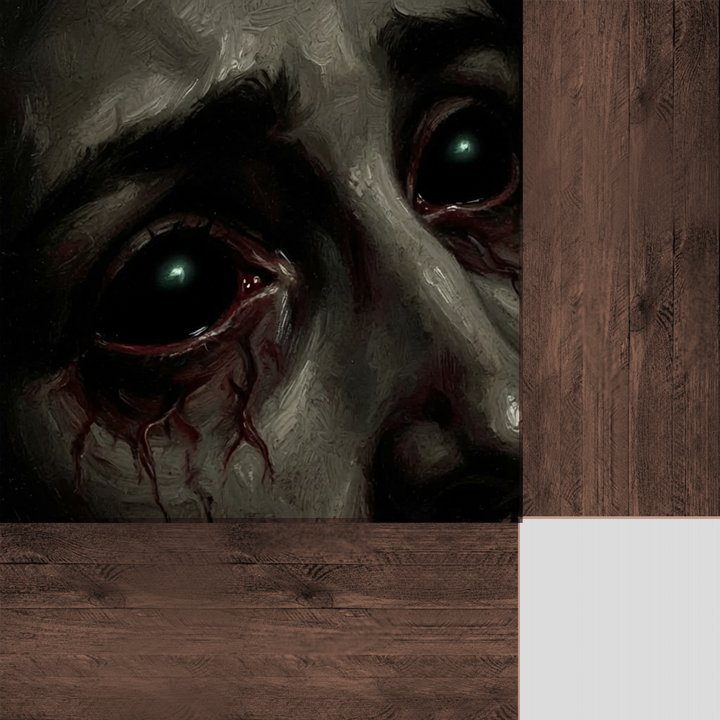
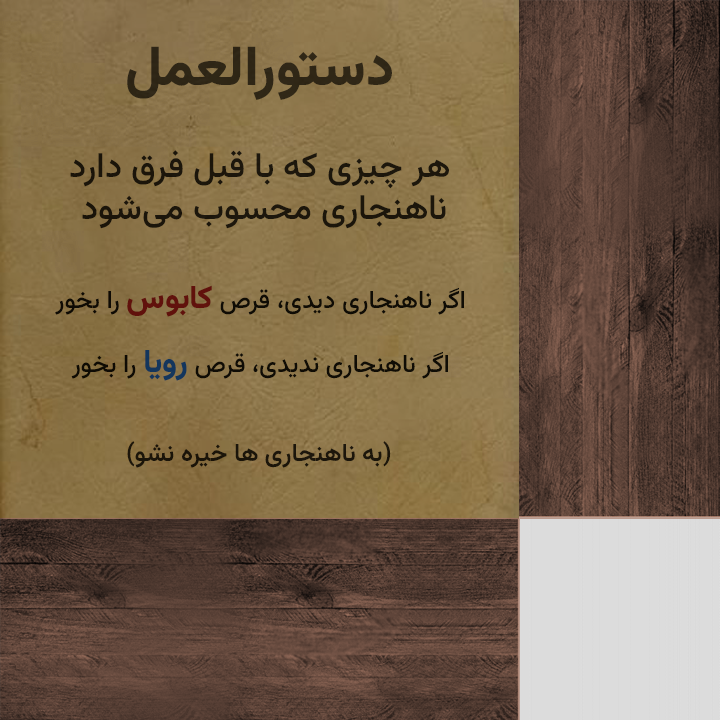
Layers edited between the first and the second 720 × 720 image:
added layer "(به ناهنجاری ها خیره نشو)" (90%) above "اگر ناهنجاری ندیدی، قرص رویا را بخور" over [127, 441, 391, 468]
added layer "اگر ناهنجاری ندیدی، قرص رویا را بخور" (95%) above "اگر ناهنجاری دیدی، قرص کابوس را بخور" over [71, 350, 448, 381]
added layer "اگر ناهنجاری دیدی، قرص کابوس را بخور" (95%) above "هر چیزی که با قبل فرق دارد ناهنجاری محسوب میشود" over [55, 285, 464, 317]
added layer "هر چیزی که با قبل فرق دارد ناهنجاری محسوب میشود" (90%) above "دستورالعمل" over [70, 150, 449, 229]
added layer "دستورالعمل" (80%) above "Layer 17" over [127, 46, 392, 100]
added layer "Layer 17" above "Layer 16" over [0, 0, 519, 519]
hid "Layer 16" over [0, 0, 523, 523]
hid "Layer 15" over [0, 0, 522, 522]
hid "Layer 14" over [0, 0, 523, 523]
hid "Layer 13" over [0, 0, 522, 522]
hid "Layer 9" over [0, 0, 520, 520]
